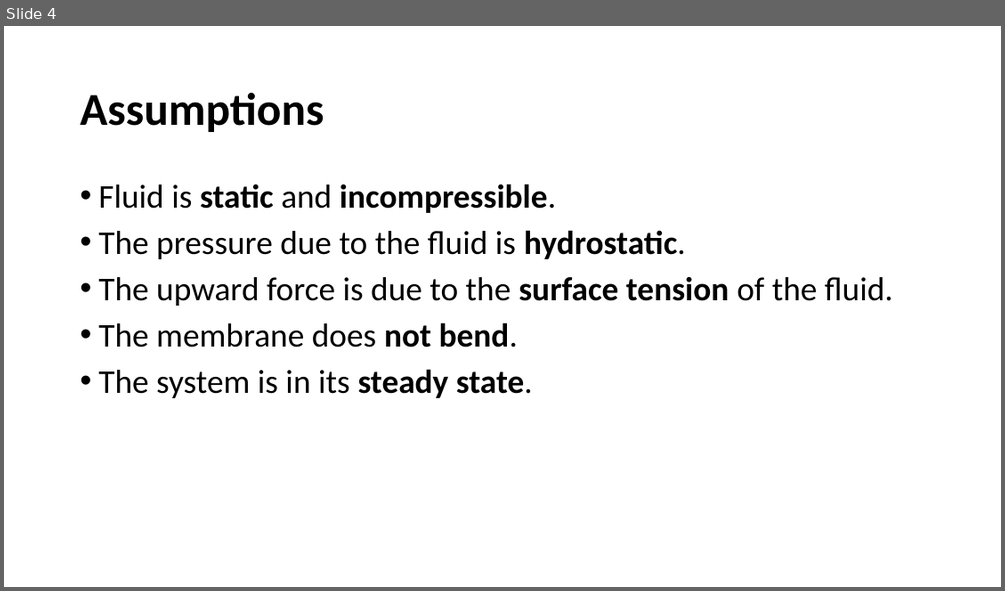
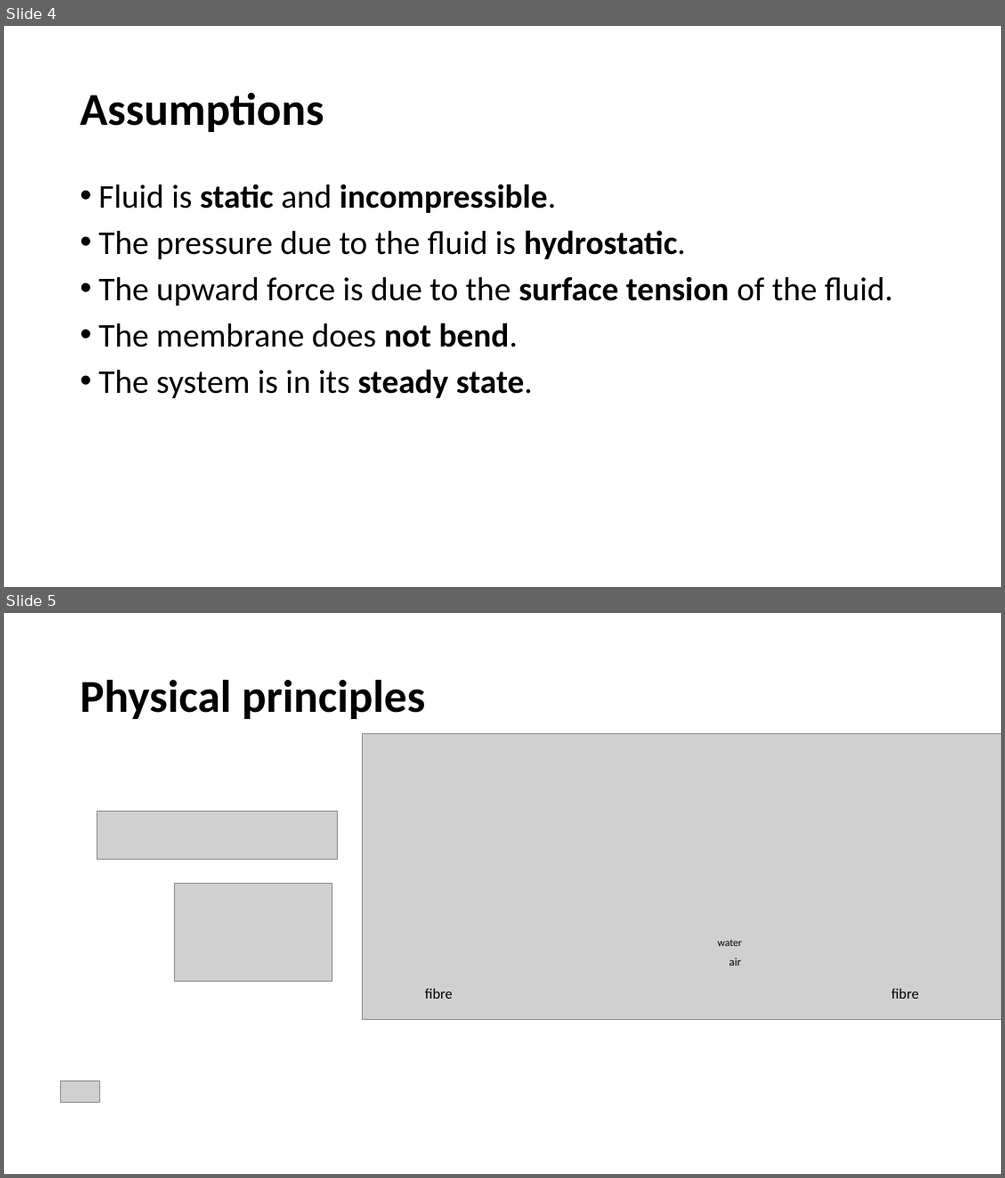
Before and after one commit to OGBond/Modelling1, a slide deck: Presentation/Presentation.pptx. Shown one above the other, each under a label of ours: slide 4 before the commit, slides 4 and 5 after it. The pictures are 1005x591 and 1005x1178 pixels, drawn with LibreOffice and Linux fonts; fonts in the diff are those of the drawing; grey boxes stand for pictures; background and template pictures are left out. Boxes give left, top, right and bottom in pixels: in the first picture for what was removed or moved away, otherwise in the second. Text is boxed around its words. In the diff, an @@ line names an element or a change of style, - is before the commit and + after.

```diff
--- a/Presentation/Presentation.pptx
+++ b/Presentation/Presentation.pptx
@@ slide 5 added at [4, 613, 1001, 1174], background #FFFFFF @@
@@ title added at [80, 680, 425, 719], 44 pt, text #000000, bold @@
+Physical principles
@@ picture added at [97, 811, 338, 859] @@
@@ picture added at [174, 884, 332, 981] @@
@@ group added at [362, 733, 1001, 1019]: 4 texts, 1 picture @@
+fibre
+air
+water
+fibre
@@ picture added at [60, 1080, 100, 1102] @@
```
Also in this commit, not shown: 2 slides changed, 1 other slide added, 3 slides removed, 1 other file.
